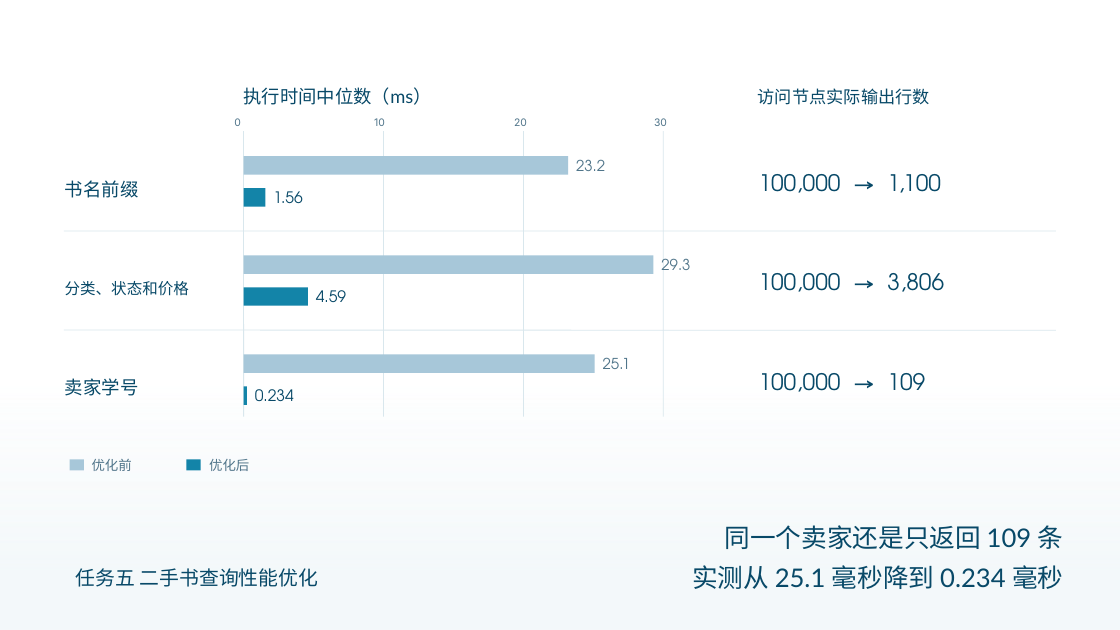
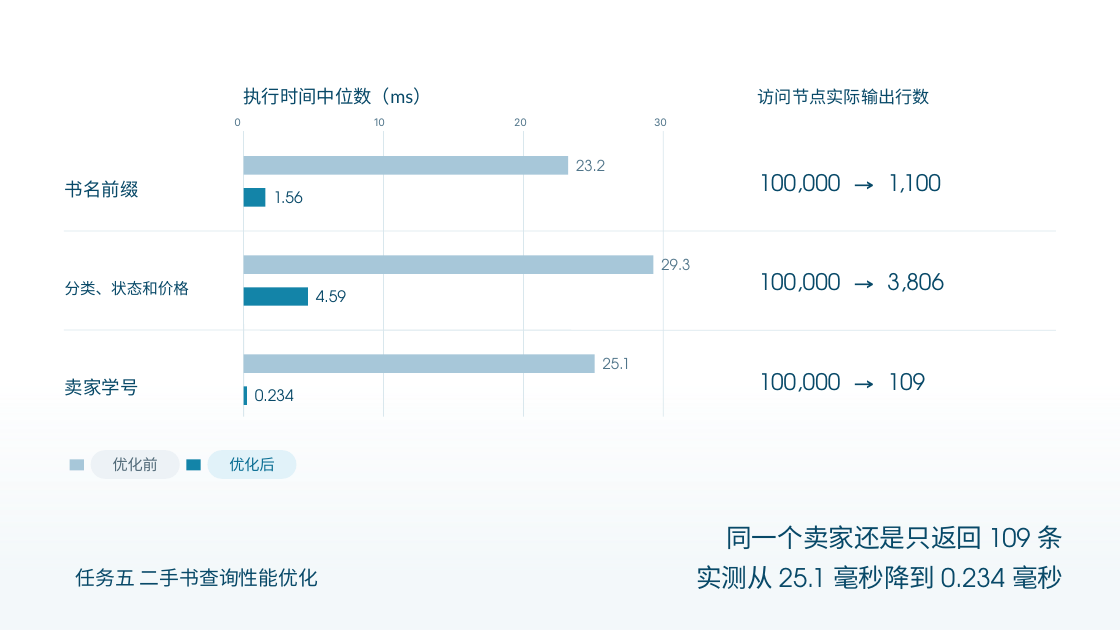
Before and after one commit to AurLemon/pageslip-demo, a slide deck: slide 6 of presentations/task-5-query-optimization.pptx. Drawn at 1120x630 pixels with LibreOffice and Linux fonts; fonts in the diff are those of the drawing. Boxes give left, top, right and bottom in pixels: in the first picture for what was removed or moved away, otherwise in the second. Text is boxed around its words. In the diff, an @@ line names an element or a change of style, - is before the commit and + after.

```diff
--- a/presentations/task-5-query-optimization.pptx
+++ b/presentations/task-5-query-optimization.pptx
@@ rounded rectangle "优化前" resized from (x1=92, y1=459, x2=132, y2=471) to (x1=91, y1=450, x2=180, y2=479) @@
@@ rounded rectangle "优化前" at (x1=91, y1=450, x2=180, y2=479): size 11.5 to 13 pt, font Lato to TeX Gyre Adventor, text colour #50758A to #506978; alignment left to centre; fill none to #EDF2F6 @@
@@ rounded rectangle "优化后" resized from (x1=209, y1=459, x2=249, y2=471) to (x1=208, y1=450, x2=297, y2=479) @@
@@ rounded rectangle "优化后" at (x1=208, y1=450, x2=297, y2=479): size 11.5 to 13 pt, font Lato to TeX Gyre Adventor, text colour #50758A to #086D93; alignment left to centre; fill none to #E1F2F9 @@
@@ text "同一个卖家还是只返回 109 条" at (x1=726, y1=525, x2=1064, y2=549): font Lato to TeX Gyre Adventor @@
@@ text "实测从 25.1 毫秒降到 0.234 毫秒" at (x1=696, y1=565, x2=1063, y2=589): font Lato to TeX Gyre Adventor @@
```
Also in this commit, not shown: 17 other slides changed, 1 other file.
